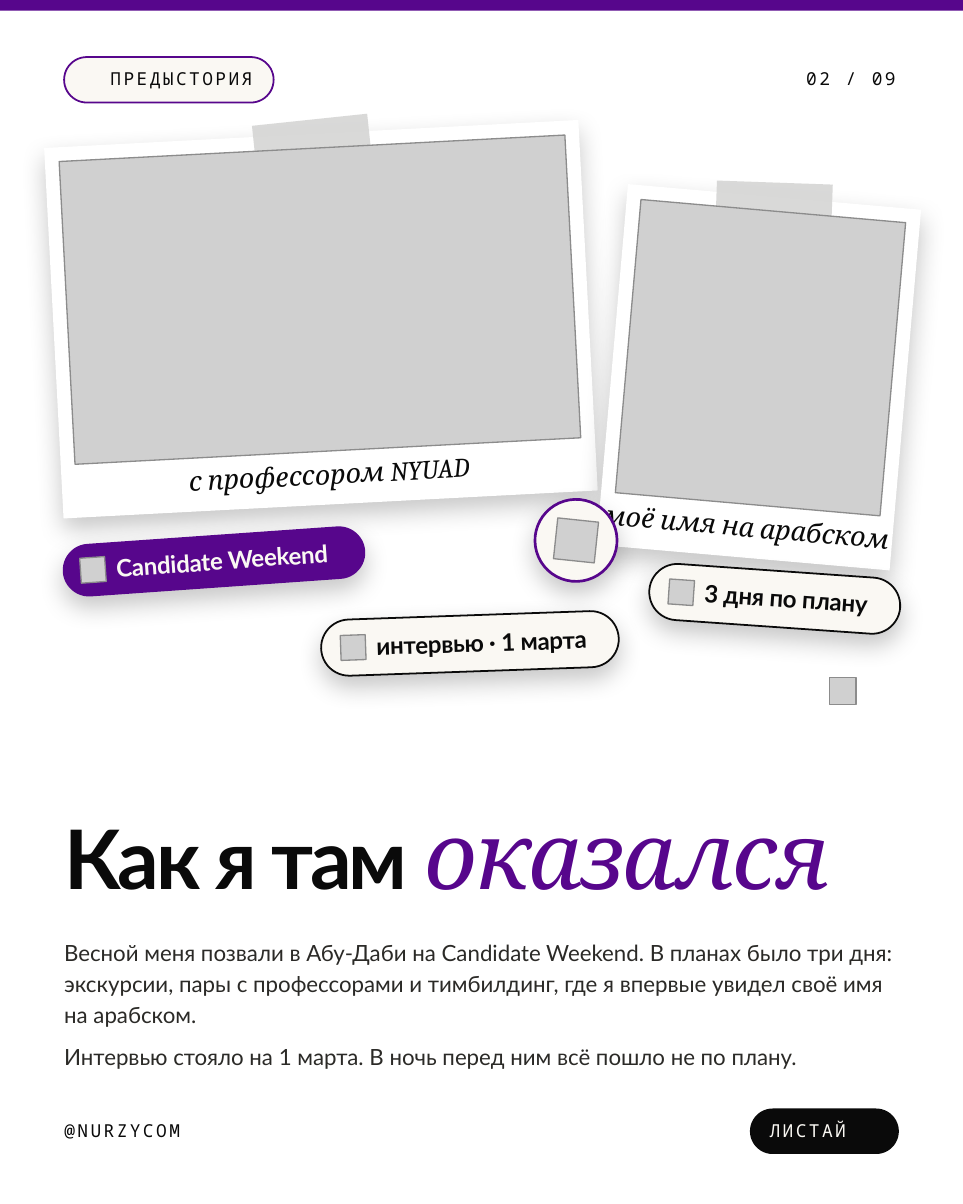
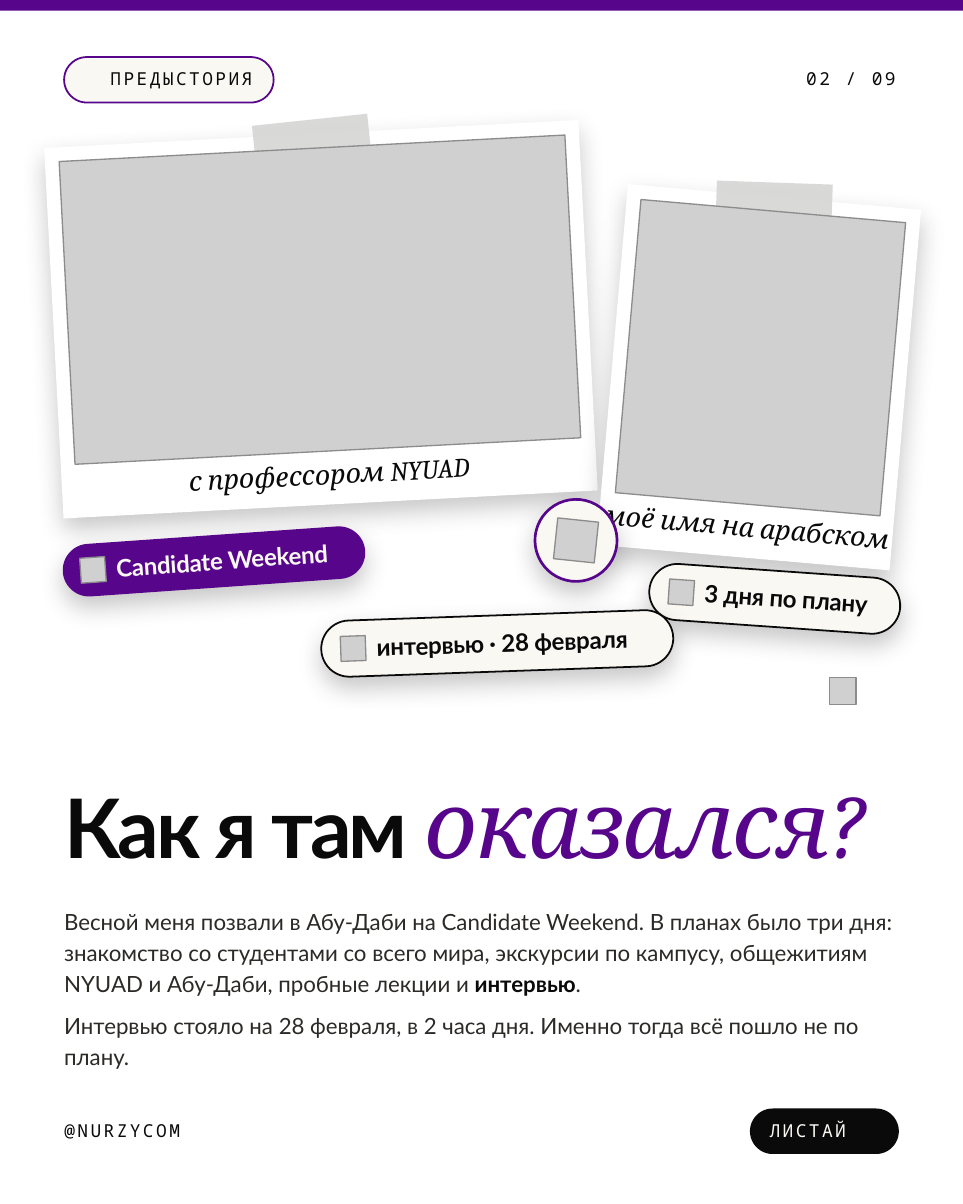
Before and after one commit to galiandojonathan-ship-it1/nurzycom_brand, a slide deck: slide 2 of social/pptx/reasons-170m.pptx. Drawn at 963x1204 pixels with LibreOffice and Linux fonts; fonts in the diff are those of the drawing; grey boxes stand for pictures; background and template pictures are left out. Boxes give left, top, right and bottom in pixels: in the first picture for what was removed or moved away, otherwise in the second. Text is boxed around its words. In the diff, an @@ line names an element or a change of style, - is before the commit and + after.

```diff
--- a/social/pptx/reasons-170m.pptx
+++ b/social/pptx/reasons-170m.pptx
@@ rounded rectangle: place and size @@
-rounded rectangle at [320, 610, 620, 677]
+rounded rectangle at [320, 609, 674, 678]
@@ text at [377, 633, 628, 658]: text changed @@
-интервью · 1 марта
+интервью · 28 февраля
@@ text at [64, 798, 831, 859]: text changed @@
-Как я там оказался
+Как я там оказался?
@@ text at [64, 913, 892, 996]: text changed @@
-Весной меня позвали в Абу-Даби на Candidate Weekend. В планах было три дня: экскурсии, пары с профессорами и тимбилдинг, где я впервые увидел своё имя на арабском.
+Весной меня позвали в Абу-Даби на Candidate Weekend. В планах было три дня: знакомство со студентами со всего мира, экскурсии по кампусу, общежитиям NYUAD и Абу-Даби, пробные лекции и интервью.
@@ text at [64, 1018, 858, 1069]: text changed @@
-Интервью стояло на 1 марта. В ночь перед ним всё пошло не по плану.
+Интервью стояло на 28 февраля, в 2 часа дня. Именно тогда всё пошло не по плану.
```
Also in this commit, not shown: 5 other slides changed, 13 other files.
